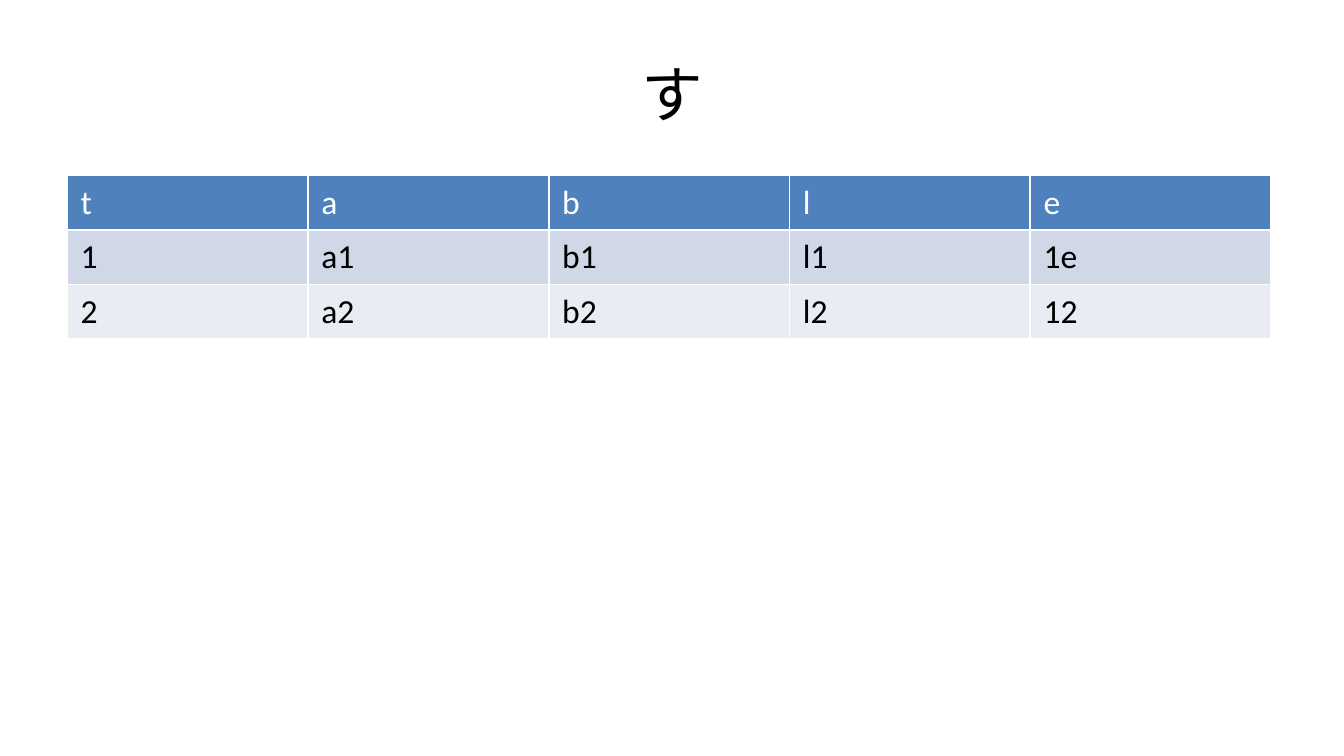
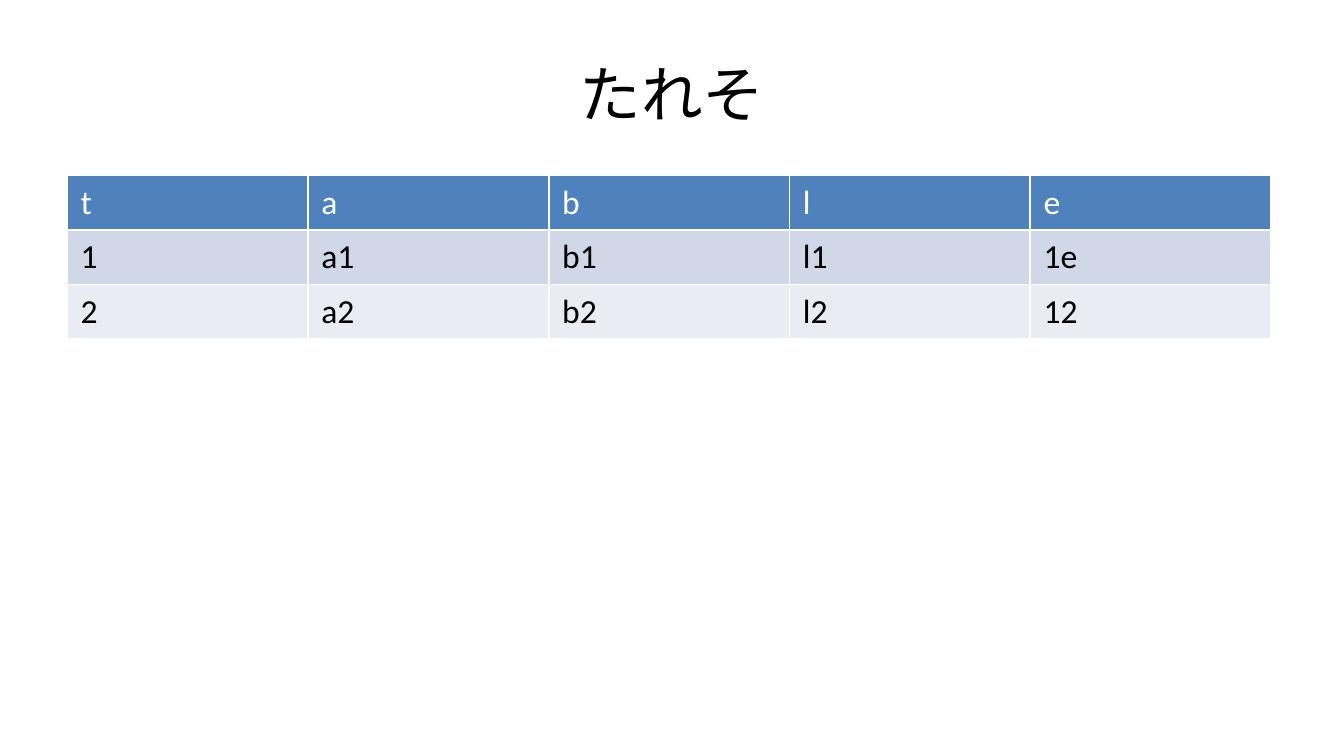
Before and after one commit to kfjt/md2pptxJP, a slide deck: slide 10 of outfile.pptx (slide 8 before the commit). Drawn at 1344x756 pixels with LibreOffice and Linux fonts; fonts in the diff are those of the drawing. Boxes give left, top, right and bottom in pixels: in the first picture for what was removed or moved away, otherwise in the second. Text is boxed around its words. In the diff, an @@ line names an element or a change of style, - is before the commit and + after.

```diff
--- a/outfile.pptx
+++ b/outfile.pptx
@@ title at (580,68,765,120): text changed @@
-す
+たれそ
```
Also in this commit, not shown: 3 other slides changed, 4 slides added, 3 slides removed, 6 other files.
